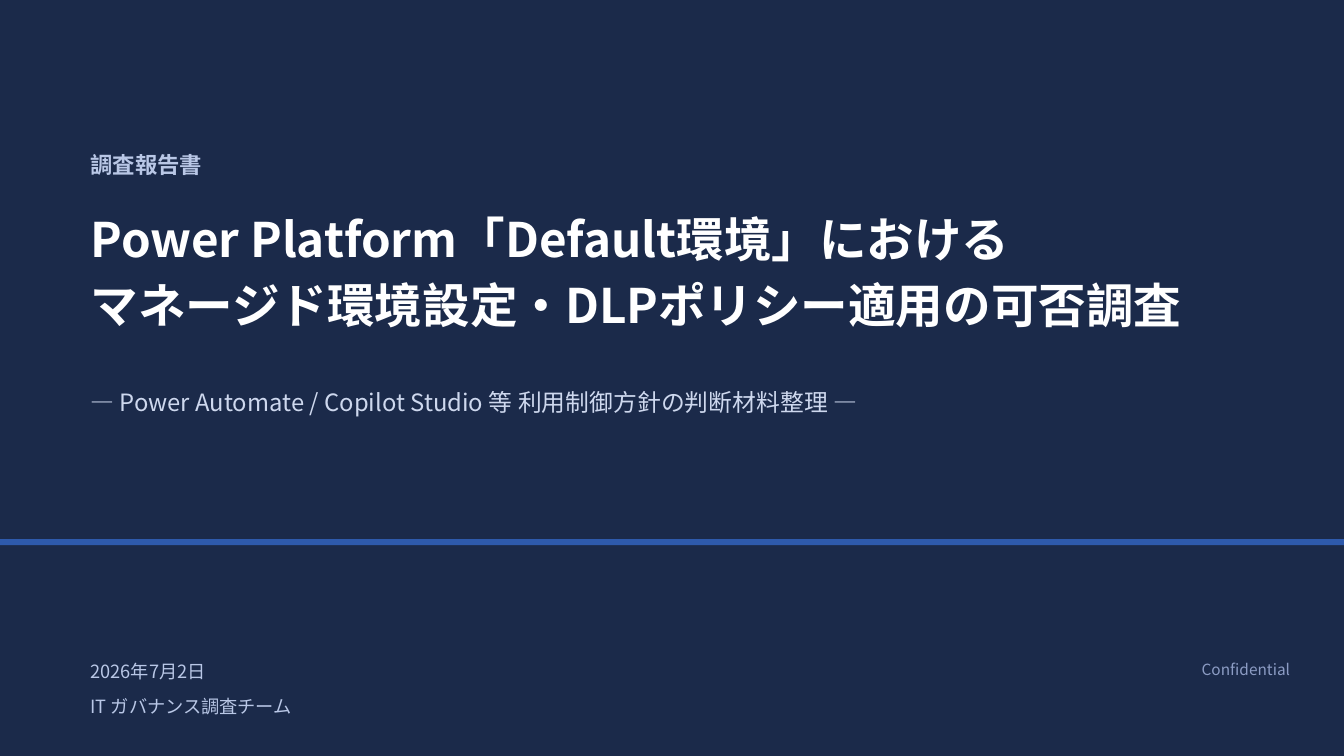
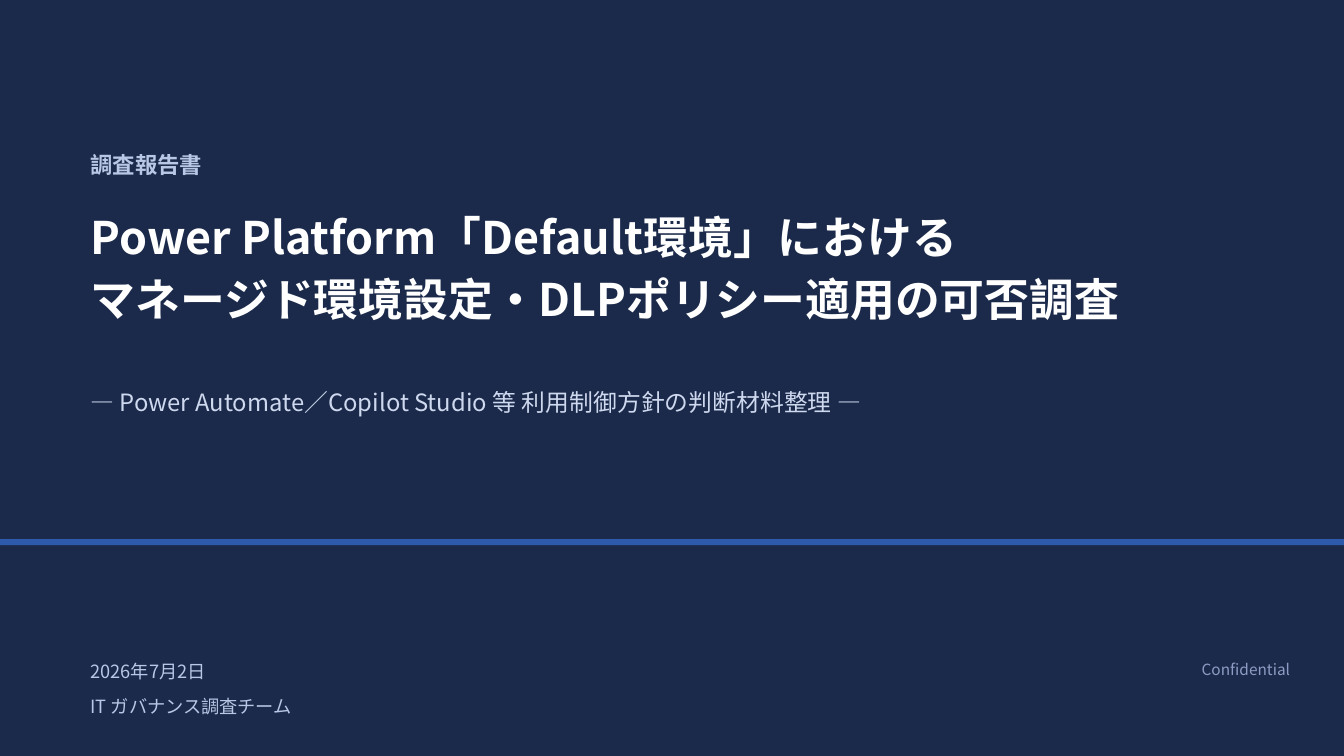
Before and after one commit to takuyanakamura881awc-beep/awc-naka881-repo, a slide deck: slide 1 of docs/PowerPlatform_DefaultEnv_Governance_Report.pptx. Drawn at 1344x756 pixels with LibreOffice and Linux fonts; fonts in the diff are those of the drawing. Boxes give left, top, right and bottom in pixels: in the first picture for what was removed or moved away, otherwise in the second. Text is boxed around its words. In the diff, an @@ line names an element or a change of style, - is before the commit and + after.

```diff
--- a/docs/PowerPlatform_DefaultEnv_Governance_Report.pptx
+++ b/docs/PowerPlatform_DefaultEnv_Governance_Report.pptx
@@ text "Power Platform「Default環境」における" at [91, 215, 1120, 320]: size 34 to 32 pt @@
@@ text at [120, 391, 832, 417]: text changed @@
-― Power Automate / Copilot Studio 等 利用制御方針の判断材料整理 ―
+― Power Automate／Copilot Studio 等 利用制御方針の判断材料整理 ―
```
Also in this commit, not shown: 10 other slides changed, 1 slide added, 3 slides removed.
